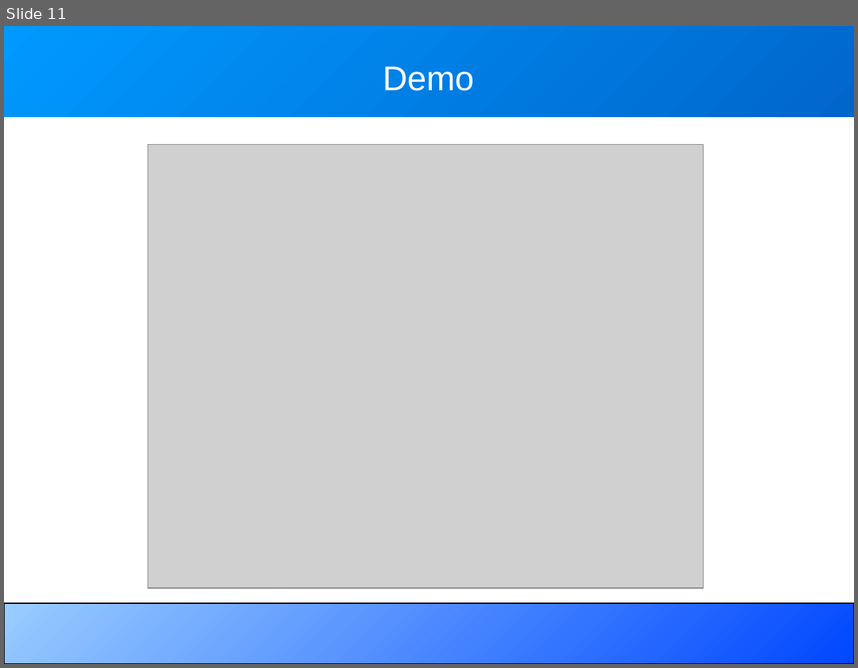
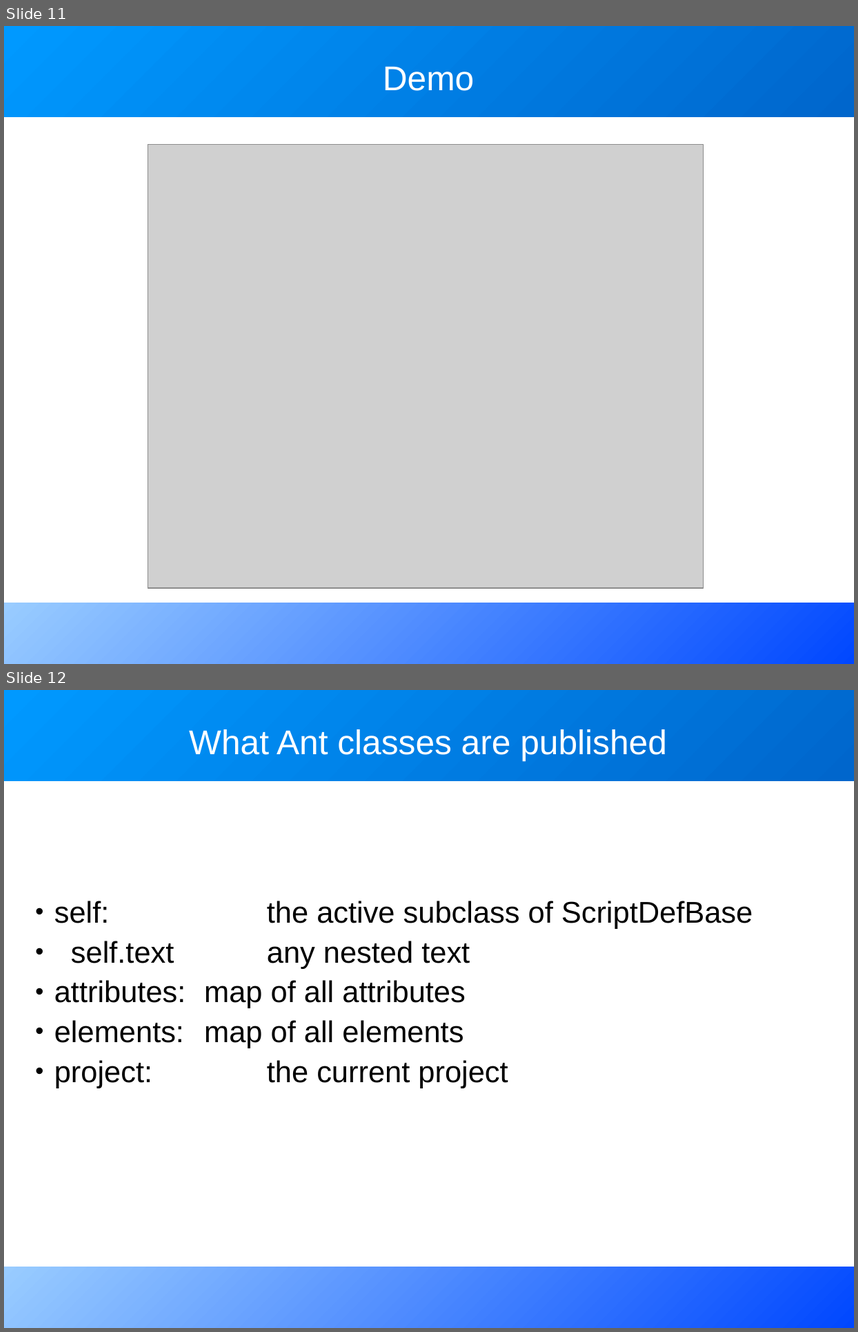
Before and after one commit to BeatrizTercero/repoSvnAnt, a slide deck: core/trunk/docs/slides/extending_ant.odp. Shown one above the other, each under a label of ours: slide 11 before the commit, slides 11 and 12 after it. The pictures are 858x668 and 858x1332 pixels, drawn with LibreOffice and Linux fonts; fonts in the diff are those of the drawing; grey boxes stand for pictures. Boxes give left, top, right and bottom in pixels: in the first picture for what was removed or moved away, otherwise in the second. Text is boxed around its words. In the diff, an @@ line names an element or a change of style, - is before the commit and + after.

```diff
--- a/core/trunk/docs/slides/extending_ant.odp
+++ b/core/trunk/docs/slides/extending_ant.odp
@@ slide 12 added at box(4, 690, 854, 1328), background #FFFFFF; not listed: 2 template elements that a slide beside it also shows @@
@@ title added at box(189, 729, 667, 761), 32 pt, text #FFFFFF @@
+What Ant classes are published
@@ text added at box(54, 900, 753, 1088), 28 pt, text #000000 @@
+• self: the active subclass of ScriptDefBase
+• self.text any nested text
+• attributes: map of all attributes
+• elements: map of all elements
+• project: the current project
@@ slide 11 changed as well @@
@@ rectangle at box(4, 603, 854, 664): outline #000000 0.74 pt to none @@
```
Also in this commit, not shown: 16 other slides changed, 8 other slides added, 1 slide removed.
